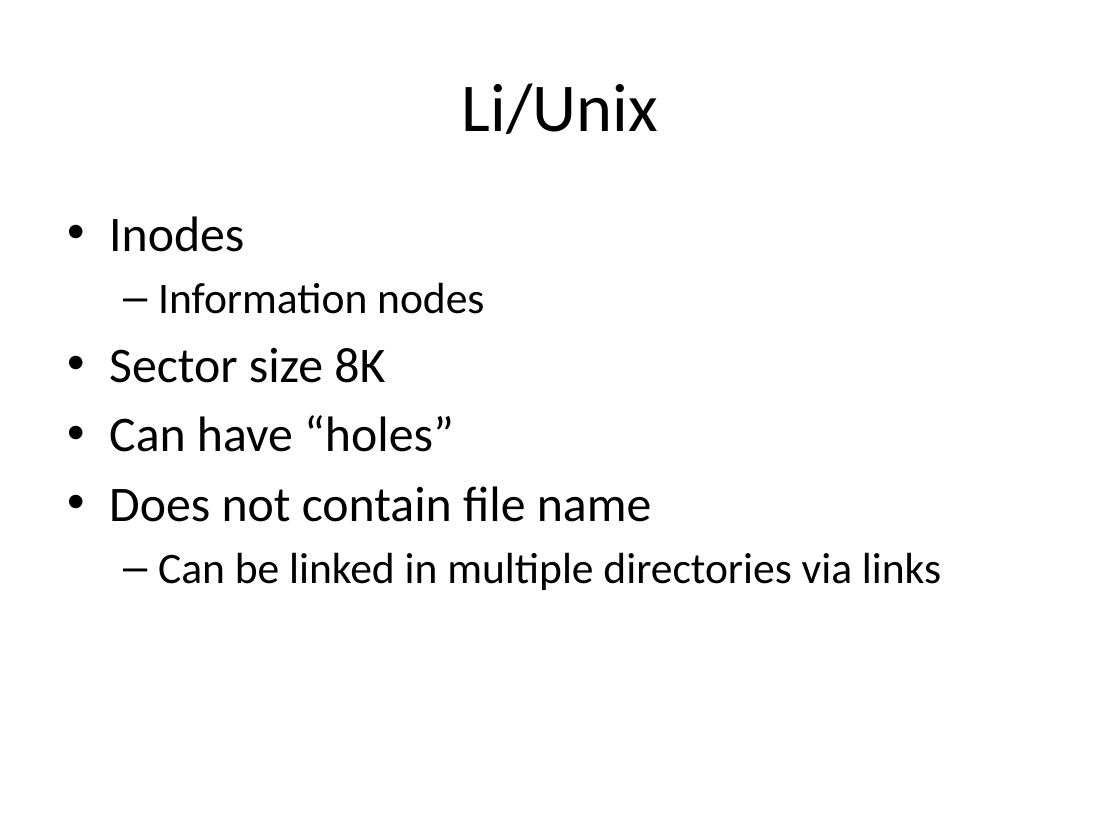
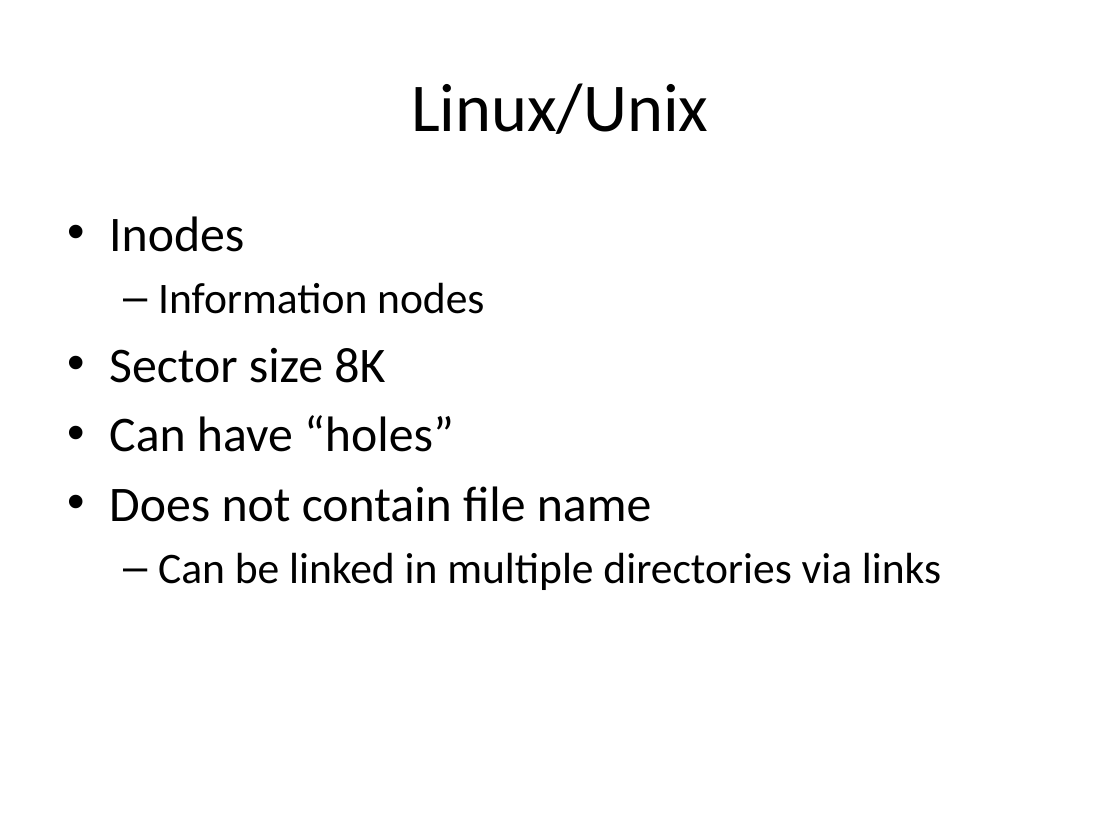
Before and after one commit to ivogeorg/cs1030, a slide deck: slide 17 of slides-steve/Chapter 04.pptx. Drawn at 1120x840 pixels with LibreOffice and Linux fonts; fonts in the diff are those of the drawing; background and template pictures are left out. Boxes give left, top, right and bottom in pixels: in the first picture for what was removed or moved away, otherwise in the second. Text is boxed around its words. In the diff, an @@ line names an element or a change of style, - is before the commit and + after.

```diff
--- a/slides-steve/Chapter 04.pptx
+++ b/slides-steve/Chapter 04.pptx
@@ title at bbox=[411, 83, 708, 134]: text changed @@
-Li/Unix
+Linux/Unix
```
Also in this commit, not shown: 14 other slides changed, 1 other file.
